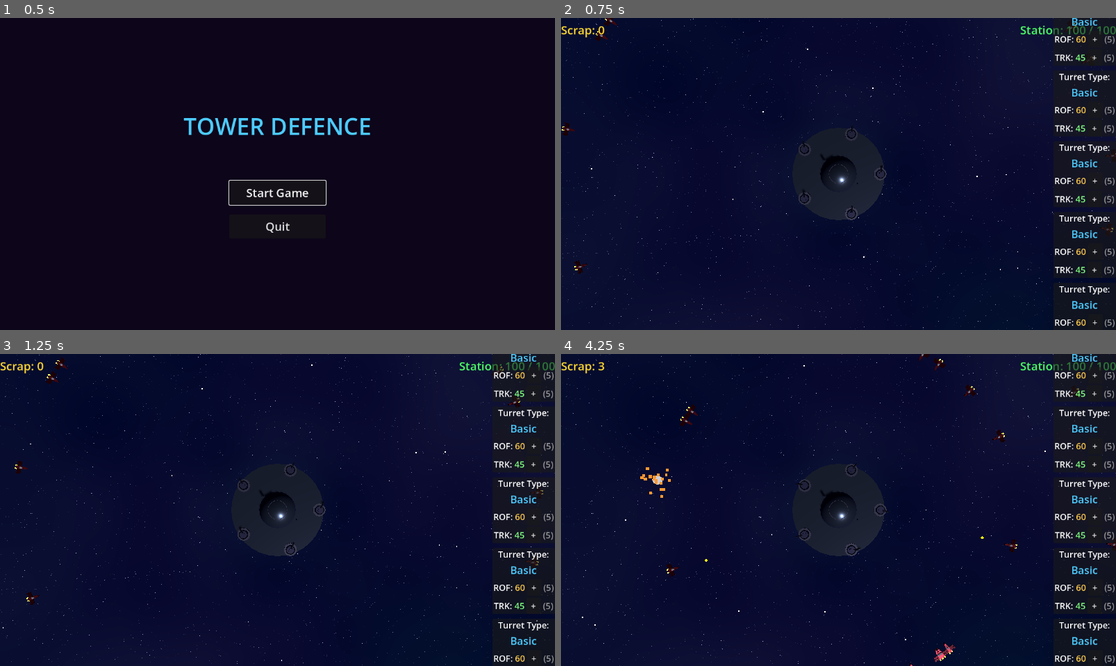
Above: before the commit, frames 1-4 (two rows, left to right).
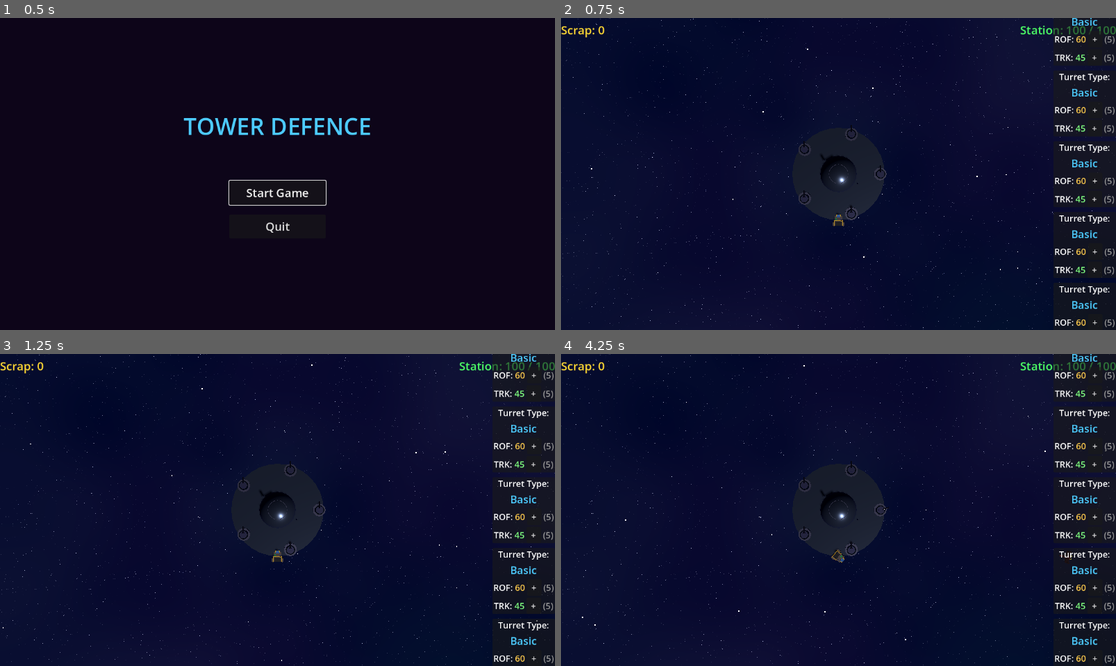
Above: after the commit, the same moments.

Repository: rgjhawkins/towerdefence
Game: Godot game, scene res://main_menu.tscn
Two runs of this game, one before a commit and one after it. Both use one fixed random seed, a clock stepped at 60 frames per second and the inputs below.
Inputs (mouse positions are in pixels of both pictures, inside the frame that each line leads up to):
- Up to frame 1 (0.5 s): no input
- Up to frame 2 (0.75 s): click "Start Game" at 0.5 s
- Up to frame 3 (1.25 s): no input
- Up to frame 4 (4.25 s): click "+" at 1.25 s; click "+" at 2 s; move the mouse to (960, 494) at 2.77 s; hold Right (ui_right) 2.78-3.5 s; click (960, 494) at 2.92 s; drag from (727, 525) to (810, 572) at 3.52 s

Frame 1 is identical in both runs. In frame 2, 0.3% of the frame differs, in the area x 0-100%, y 0-82%; in frame 3, 0.3%; in frame 4, 0.7%, in the area x 6-100%, y 0-100%.

Commit message:
Add collector ship with tractor beam and scrap collection system
- Add industrial-style collector ship with Asteroids-like controls
- Implement tractor beam that pulls nearby scrap with glowing blue lines
- Aliens now spawn scrap pieces on death instead of instant collection
- Add hangar bay to space station for collector ship
- Scrap must be manually collected to update counter

Co-Authored-By: Claude Opus 4.5 <noreply@anthropic.com>

Diff:
--- a/alien.gd
+++ b/alien.gd
@@ -10,6 +10,8 @@
 @export var station_damage: float = 1.0
 @export var scrap_value: int = 1
 @export var explosion_scene: PackedScene
+@export var scrap_scene: PackedScene
+@export var scrap_count: int = 5
 
 var target_position: Vector3 = Vector3.ZERO
 var is_alive: bool = true
@@ -48,6 +50,7 @@
 func die() -> void:
 	is_alive = false
 	_spawn_explosion()
+	_spawn_scrap()
 	died.emit(self)
 	queue_free()
 
@@ -57,3 +60,15 @@
 		var explosion := explosion_scene.instantiate()
 		explosion.global_position = global_position
 		get_tree().root.add_child(explosion)
+
+
+func _spawn_scrap() -> void:
+	if scrap_scene:
+		for i in scrap_count:
+			var scrap := scrap_scene.instantiate()
+			scrap.global_position = global_position + Vector3(
+				randf_range(-0.5, 0.5),
+				randf_range(-0.2, 0.2),
+				randf_range(-0.5, 0.5)
+			)
+			get_tree().root.add_child(scrap)
--- a/alien.tscn
+++ b/alien.tscn
@@ -1,7 +1,8 @@
-[gd_scene load_steps=6 format=3]
+[gd_scene load_steps=7 format=3]
 
 [ext_resource type="Script" path="res://alien.gd" id="1_alien"]
 [ext_resource type="PackedScene" path="res://explosion.tscn" id="2_explosion"]
+[ext_resource type="PackedScene" path="res://scrap_piece.tscn" id="3_scrap"]
 
 [sub_resource type="StandardMaterial3D" id="HullMaterial"]
 albedo_color = Color(0.6, 0.15, 0.2, 1)
@@ -24,6 +25,7 @@
 speed = 3.0
 health = 1.0
 explosion_scene = ExtResource("2_explosion")
+scrap_scene = ExtResource("3_scrap")
 
 [node name="Ship" type="Node3D" parent="."]
 
--- /dev/null
+++ b/collector_ship.gd
@@ -0,0 +1,144 @@
+extends Node3D
+
+signal scrap_collected(amount: int)
+
+@export var rotation_speed: float = 180.0  # Degrees per second
+@export var thrust_power: float = 15.0
+@export var max_speed: float = 12.0
+@export var drag: float = 0.98  # Velocity multiplier per frame
+@export var tractor_range: float = 2.5  # Range to start pulling scrap
+@export var tractor_power: float = 8.0  # Pull speed
+@export var collect_distance: float = 0.5  # Distance to collect scrap
+
+var velocity: Vector3 = Vector3.ZERO
+var is_thrusting: bool = false
+var is_tractoring: bool = false
+var beam_lines: Array[MeshInstance3D] = []
+var beam_material: StandardMaterial3D
+
+@onready var engine_glow: CSGCylinder3D = $Ship/EngineGlow
+@onready var engine_glow_left: CSGCylinder3D = $Ship/EngineGlowLeft
+@onready var engine_glow_right: CSGCylinder3D = $Ship/EngineGlowRight
+@onready var tractor_turret: Node3D = $Ship/TractorTurret
+
+
+func _ready() -> void:
+	# Create glowing blue beam material
+	beam_material = StandardMaterial3D.new()
+	beam_material.albedo_color = Color(0.3, 0.6, 1.0, 0.8)
+	beam_material.emission_enabled = true
+	beam_material.emission = Color(0.4, 0.7, 1.0, 1.0)
+	beam_material.emission_energy_multiplier = 3.0
+	beam_material.transparency = BaseMaterial3D.TRANSPARENCY_ALPHA
+
+
+func _process(delta: float) -> void:
+	_handle_input(delta)
+	_apply_physics(delta)
+	_update_engine_glow()
+	_process_tractor_beam(delta)
+
+
+func _handle_input(delta: float) -> void:
+	# Rotation (left/right arrows)
+	if Input.is_action_pressed("ui_left"):
+		rotation.y += deg_to_rad(rotation_speed) * delta
+	if Input.is_action_pressed("ui_right"):
+		rotation.y -= deg_to_rad(rotation_speed) * delta
+
+	# Thrust (up arrow)
+	is_thrusting = Input.is_action_pressed("ui_up")
+	if is_thrusting:
+		var forward := -global_transform.basis.z
+		velocity += forward * thrust_power * delta
+
+
+func _apply_physics(delta: float) -> void:
+	# Apply drag
+	velocity *= drag
+
+	# Clamp speed
+	if velocity.length() > max_speed:
+		velocity = velocity.normalized() * max_speed
+
+	# Keep on horizontal plane
+	velocity.y = 0
+
+	# Apply movement
+	position += velocity * delta
+
+
+func _update_engine_glow() -> void:
+	if engine_glow:
+		engine_glow.visible = is_thrusting
+	if engine_glow_left:
+		engine_glow_left.visible = is_thrusting
+	if engine_glow_right:
+		engine_glow_right.visible = is_thrusting
+
+
+func _process_tractor_beam(delta: float) -> void:
+	var scrap_pieces := get_tree().get_nodes_in_group("scrap")
+	var active_targets: Array[Node3D] = []
+
+	for scrap in scrap_pieces:
+		var scrap_node := scrap as Node3D
+		if not scrap_node:
+			continue
+
+		var distance := global_position.distance_to(scrap_node.global_position)
+
+		if distance < tractor_range:
+			active_targets.append(scrap_node)
+			# Pull scrap towards ship
+			var direction := (global_position - scrap_node.global_position).normalized()
+			scrap_node.global_position += direction * tractor_power * delta
+
+			# Check if close enough to collect
+			if distance < collect_distance:
+				_collect_scrap(scrap_node)
+
+	is_tractoring = active_targets.size() > 0
+	_update_beam_lines(active_targets)
+
+
+func _update_beam_lines(targets: Array[Node3D]) -> void:
+	# Create more beam lines if needed
+	while beam_lines.size() < targets.size():
+		var beam := MeshInstance3D.new()
+		var cylinder := CylinderMesh.new()
+		cylinder.top_radius = 0.02
+		cylinder.bottom_radius = 0.02
+		cylinder.height = 1.0
+		cylinder.material = beam_material
+		beam.mesh = cylinder
+		add_child(beam)
+		beam_lines.append(beam)
+
+	# Update each beam line
+	for i in range(beam_lines.size()):
+		var beam := beam_lines[i]
+		if i < targets.size():
+			beam.visible = true
+			var target := targets[i]
+			var turret_pos := tractor_turret.global_position
+			var target_pos := target.global_position
+			var midpoint := (turret_pos + target_pos) / 2.0
+			var distance := turret_pos.distance_to(target_pos)
+
+			# Position at midpoint
+			beam.global_position = midpoint
+
+			# Scale to match distance
+			beam.scale = Vector3(1, distance, 1)
+
+			# Orient to point at target
+			beam.look_at(target_pos, Vector3.UP)
+			beam.rotate_object_local(Vector3.RIGHT, PI / 2.0)
+		else:
+			beam.visible = false
+
+
+func _collect_scrap(scrap: Node) -> void:
+	scrap_collected.emit(1)
+	scrap.queue_free()
--- /dev/null
+++ b/collector_ship.tscn
@@ -0,0 +1,191 @@
+[gd_scene load_steps=9 format=3]
+
+[ext_resource type="Script" path="res://collector_ship.gd" id="1_collector"]
+
+[sub_resource type="StandardMaterial3D" id="HullMaterial"]
+albedo_color = Color(0.4, 0.35, 0.3, 1)
+metallic = 0.6
+roughness = 0.5
+
+[sub_resource type="StandardMaterial3D" id="IndustrialYellow"]
+albedo_color = Color(0.9, 0.7, 0.1, 1)
+metallic = 0.4
+roughness = 0.6
+
+[sub_resource type="StandardMaterial3D" id="HazardStripe"]
+albedo_color = Color(0.1, 0.1, 0.1, 1)
+metallic = 0.3
+roughness = 0.7
+
+[sub_resource type="StandardMaterial3D" id="CockpitMaterial"]
+albedo_color = Color(0.3, 0.5, 0.7, 1)
+metallic = 0.2
+roughness = 0.1
+
+[sub_resource type="StandardMaterial3D" id="TractorMaterial"]
+albedo_color = Color(0.2, 0.8, 0.4, 1)
+metallic = 0.6
+roughness = 0.4
+
+[sub_resource type="StandardMaterial3D" id="TurretMountMaterial"]
+albedo_color = Color(0.5, 0.5, 0.55, 1)
+metallic = 0.8
+roughness = 0.3
+
+[sub_resource type="StandardMaterial3D" id="EngineMaterial"]
+albedo_color = Color(1, 0.6, 0.2, 1)
+emission_enabled = true
+emission = Color(1, 0.5, 0.1, 1)
+emission_energy_multiplier = 3.0
+
+[node name="CollectorShip" type="Node3D"]
+script = ExtResource("1_collector")
+
+[node name="Ship" type="Node3D" parent="."]
+
+[node name="MainHull" type="CSGBox3D" parent="Ship"]
+size = Vector3(0.8, 0.3, 1.0)
+material = SubResource("HullMaterial")
+
+[node name="FrontSection" type="CSGBox3D" parent="Ship"]
+transform = Transform3D(1, 0, 0, 0, 1, 0, 0, 0, 1, 0, 0.05, -0.55)
+size = Vector3(0.5, 0.35, 0.2)
+material = SubResource("IndustrialYellow")
+
+[node name="Cockpit" type="CSGBox3D" parent="Ship"]
+transform = Transform3D(1, 0, 0, 0, 1, 0, 0, 0, 1, 0, 0.2, -0.5)
+size = Vector3(0.35, 0.2, 0.25)
+material = SubResource("CockpitMaterial")
+
+[node name="CockpitWindow" type="CSGBox3D" parent="Ship"]
+transform = Transform3D(1, 0, 0, 0, 0.98, -0.17, 0, 0.17, 0.98, 0, 0.28, -0.6)
+size = Vector3(0.28, 0.08, 0.15)
+material = SubResource("CockpitMaterial")
+
+[node name="CargoFrame" type="CSGBox3D" parent="Ship"]
+transform = Transform3D(1, 0, 0, 0, 1, 0, 0, 0, 1, 0, 0.05, 0.25)
+size = Vector3(0.9, 0.35, 0.6)
+material = SubResource("IndustrialYellow")
+
+[node name="CargoInterior" type="CSGBox3D" parent="Ship"]
+transform = Transform3D(1, 0, 0, 0, 1, 0, 0, 0, 1, 0, 0.1, 0.25)
+operation = 2
+size = Vector3(0.7, 0.3, 0.5)
+material = SubResource("HazardStripe")
+
+[node name="FrameBeamLeft" type="CSGBox3D" parent="Ship"]
+transform = Transform3D(1, 0, 0, 0, 1, 0, 0, 0, 1, -0.35, 0.25, 0.25)
+size = Vector3(0.08, 0.12, 0.55)
+material = SubResource("HullMaterial")
+
+[node name="FrameBeamRight" type="CSGBox3D" parent="Ship"]
+transform = Transform3D(1, 0, 0, 0, 1, 0, 0, 0, 1, 0.35, 0.25, 0.25)
+size = Vector3(0.08, 0.12, 0.55)
+material = SubResource("HullMaterial")
+
+[node name="FrameCrossbar" type="CSGBox3D" parent="Ship"]
+transform = Transform3D(1, 0, 0, 0, 1, 0, 0, 0, 1, 0, 0.25, 0.0)
+size = Vector3(0.78, 0.08, 0.08)
+material = SubResource("HullMaterial")
+
+[node name="HazardStripeLeft" type="CSGBox3D" parent="Ship"]
+transform = Transform3D(1, 0, 0, 0, 1, 0, 0, 0, 1, -0.41, 0, 0.1)
+size = Vector3(0.02, 0.25, 0.3)
+material = SubResource("HazardStripe")
+
+[node name="HazardStripeRight" type="CSGBox3D" parent="Ship"]
+transform = Transform3D(1, 0, 0, 0, 1, 0, 0, 0, 1, 0.41, 0, 0.1)
+size = Vector3(0.02, 0.25, 0.3)
+material = SubResource("HazardStripe")
+
+[node name="EnginePodLeft" type="CSGBox3D" parent="Ship"]
+transform = Transform3D(1, 0, 0, 0, 1, 0, 0, 0, 1, -0.5, -0.05, 0.35)
+size = Vector3(0.2, 0.2, 0.4)
+material = SubResource("HullMaterial")
+
+[node name="EnginePodRight" type="CSGBox3D" parent="Ship"]
+transform = Transform3D(1, 0, 0, 0, 1, 0, 0, 0, 1, 0.5, -0.05, 0.35)
+size = Vector3(0.2, 0.2, 0.4)
+material = SubResource("HullMaterial")
+
+[node name="EngineNozzleLeft" type="CSGCylinder3D" parent="Ship"]
+transform = Transform3D(1, 0, 0, 0, 0, 1, 0, -1, 0, -0.5, -0.05, 0.58)
+radius = 0.08
+height = 0.08
+sides = 8
+material = SubResource("HullMaterial")
+
+[node name="EngineNozzleRight" type="CSGCylinder3D" parent="Ship"]
+transform = Transform3D(1, 0, 0, 0, 0, 1, 0, -1, 0, 0.5, -0.05, 0.58)
+radius = 0.08
+height = 0.08
+sides = 8
+material = SubResource("HullMaterial")
+
+[node name="EngineGlow" type="CSGCylinder3D" parent="Ship"]
+visible = false
+transform = Transform3D(1, 0, 0, 0, 0, 1, 0, -1, 0, 0, -0.05, 0.6)
+radius = 0.15
+height = 0.15
+sides = 8
+material = SubResource("EngineMaterial")
+
+[node name="EngineGlowLeft" type="CSGCylinder3D" parent="Ship"]
+visible = false
+transform = Transform3D(1, 0, 0, 0, 0, 1, 0, -1, 0, -0.5, -0.05, 0.65)
+radius = 0.1
+height = 0.1
+sides = 8
+material = SubResource("EngineMaterial")
+
+[node name="EngineGlowRight" type="CSGCylinder3D" parent="Ship"]
+visible = false
+transform = Transform3D(1, 0, 0, 0, 0, 1, 0, -1, 0, 0.5, -0.05, 0.65)
+radius = 0.1
+height = 0.1
+sides = 8
+material = SubResource("EngineMaterial")
+
+[node name="CraneArm" type="CSGBox3D" parent="Ship"]
+transform = Transform3D(1, 0, 0, 0, 0.98, -0.17, 0, 0.17, 0.98, 0.3, 0.35, -0.1)
+size = Vector3(0.06, 0.5, 0.06)
+material = SubResource("IndustrialYellow")
+
+[node name="CraneJoint" type="CSGSphere3D" parent="Ship"]
+transform = Transform3D(1, 0, 0, 0, 1, 0, 0, 0, 1, 0.3, 0.55, -0.15)
+radius = 0.05
+radial_segments = 8
+rings = 4
+material = SubResource("HullMaterial")
+
+[node name="TractorTurret" type="Node3D" parent="Ship"]
+transform = Transform3D(1, 0, 0, 0, 1, 0, 0, 0, 1, -0.25, 0.25, -0.2)
+
+[node name="Base" type="CSGCylinder3D" parent="Ship/TractorTurret"]
+radius = 0.1
+height = 0.08
+sides = 8
+material = SubResource("TractorMaterial")
+
+[node name="Emitter" type="CSGSphere3D" parent="Ship/TractorTurret"]
+transform = Transform3D(1, 0, 0, 0, 1, 0, 0, 0, 1, 0, 0.08, 0)
+radius = 0.07
+radial_segments = 8
+rings = 4
+material = SubResource("TractorMaterial")
+
+[node name="WeaponMount" type="Node3D" parent="Ship"]
+transform = Transform3D(1, 0, 0, 0, 1, 0, 0, 0, 1, 0.25, 0.25, -0.2)
+
+[node name="MountBase" type="CSGCylinder3D" parent="Ship/WeaponMount"]
+radius = 0.1
+height = 0.08
+sides = 8
+material = SubResource("TurretMountMaterial")
+
+[node name="MountPlate" type="CSGCylinder3D" parent="Ship/WeaponMount"]
+transform = Transform3D(1, 0, 0, 0, 1, 0, 0, 0, 1, 0, 0.05, 0)
+radius = 0.08
+height = 0.03
+sides = 8
+material = SubResource("TurretMountMaterial")
--- a/game_manager.gd
+++ b/game_manager.gd
@@ -1,7 +1,8 @@
 extends Node3D
 
 @export var alien_scene: PackedScene
-@export var spawn_interval: float = 0.5
+@export var collector_scene: PackedScene
+@export var spawn_rate: float = 1.0  # Aliens per second
 
 var turrets: Array[Turret] = []
 var aliens: Array[Alien] = []
@@ -9,6 +10,7 @@
 var _f11_held: bool = false
 var camera: Camera3D = null
 var hud: Node = null
+var collector_ship: Node3D = null
 
 
 func _ready() -> void:
@@ -29,9 +31,9 @@
 		hud.turret_deselected.connect(_on_turret_deselected)
 		hud.turret_upgraded.connect(_on_turret_upgraded)
 
-	# Spawn initial wave
-	for i in 20:
-		_spawn_alien()
+	# Spawn the collector ship at the hangar
+	_spawn_collector()
+
 
 
 func _find_turrets(node: Node) -> void:
@@ -56,6 +58,7 @@
 
 	time_since_spawn += delta
 
+	var spawn_interval := 1.0 / spawn_rate
 	if time_since_spawn >= spawn_interval:
 		_spawn_alien()
 		time_since_spawn = 0.0
@@ -93,9 +96,9 @@
 	aliens.erase(alien)
 
 
-func _on_alien_killed(_alien: Alien, scrap_value: int) -> void:
-	if hud:
-		hud.add_scrap(scrap_value)
+func _on_alien_killed(_alien: Alien, _scrap_value: int) -> void:
+	# Scrap is now collected manually from wreckage
+	pass
 
 
 func _on_alien_reached_station(_alien: Alien, damage: float) -> void:
@@ -116,6 +119,21 @@
 func _on_turret_deselected() -> void:
 	for turret in turrets:
 		turret.hide_selection()
+
+
+func _spawn_collector() -> void:
+	if collector_scene:
+		collector_ship = collector_scene.instantiate()
+		# Spawn at hangar position (station is at 0,0,0, hangar is at 0, -0.5, 3.5)
+		collector_ship.global_position = Vector3(0, 1, 5)
+		collector_ship.rotation.y = 0  # Facing away from station
+		collector_ship.scrap_collected.connect(_on_scrap_collected)
+		add_child(collector_ship)
+
+
+func _on_scrap_collected(amount: int) -> void:
+	if hud:
+		hud.add_scrap(amount)
 
 
 func _on_turret_upgraded(index: int, stat: String, value: float) -> void:
--- a/main.tscn
+++ b/main.tscn
@@ -4,6 +4,7 @@
 [ext_resource type="PackedScene" path="res://turret.tscn" id="2_turret"]
 [ext_resource type="PackedScene" path="res://alien.tscn" id="3_alien"]
 [ext_resource type="Script" path="res://game_manager.gd" id="4_gamemanager"]
+[ext_resource type="PackedScene" path="res://collector_ship.tscn" id="6_collector"]
 [ext_resource type="PackedScene" path="res://hud.tscn" id="5_hud"]
 
 [sub_resource type="Shader" id="Shader_starfield"]
@@ -222,6 +223,7 @@
 [node name="GameManager" type="Node3D" parent="."]
 script = ExtResource("4_gamemanager")
 alien_scene = ExtResource("3_alien")
-spawn_interval = 0.5
+collector_scene = ExtResource("6_collector")
+spawn_rate = 1.0
 
 [node name="HUD" parent="." instance=ExtResource("5_hud")]
--- /dev/null
+++ b/scrap_piece.gd
@@ -0,0 +1,34 @@
+extends Node3D
+
+@export var drift_speed: float = 0.5
+@export var rotation_speed: float = 2.0
+
+var drift_direction: Vector3
+
+
+func _ready() -> void:
+	add_to_group("scrap")
+
+	# Random drift direction
+	drift_direction = Vector3(
+		randf_range(-1, 1),
+		0,
+		randf_range(-1, 1)
+	).normalized() * drift_speed
+
+	# Random initial rotation
+	rotation = Vector3(
+		randf() * TAU,
+		randf() * TAU,
+		randf() * TAU
+	)
+
+
+func _process(delta: float) -> void:
+	# Slow drift
+	position += drift_direction * delta
+
+	# Tumble rotation
+	rotation.x += rotation_speed * delta * 0.7
+	rotation.y += rotation_speed * delta
+	rotation.z += rotation_speed * delta * 0.5
--- /dev/null
+++ b/scrap_piece.tscn
@@ -0,0 +1,18 @@
+[gd_scene load_steps=3 format=3]
+
+[ext_resource type="Script" path="res://scrap_piece.gd" id="1_scrap"]
+
+[sub_resource type="StandardMaterial3D" id="ScrapMaterial"]
+albedo_color = Color(0.9, 0.7, 0.2, 1)
+metallic = 0.9
+roughness = 0.3
+emission_enabled = true
+emission = Color(0.8, 0.6, 0.1, 1)
+emission_energy_multiplier = 1.5
+
+[node name="ScrapPiece" type="Node3D"]
+script = ExtResource("1_scrap")
+
+[node name="Mesh" type="CSGBox3D" parent="."]
+size = Vector3(0.15, 0.08, 0.12)
+material = SubResource("ScrapMaterial")
--- a/space_station.tscn
+++ b/space_station.tscn
@@ -29,6 +29,17 @@
 emission = Color(0.2, 0.6, 1, 1)
 emission_energy_multiplier = 2.0
 
+[sub_resource type="StandardMaterial3D" id="HangarFrameMaterial"]
+albedo_color = Color(0.35, 0.35, 0.4, 1)
+metallic = 0.8
+roughness = 0.3
+
+[sub_resource type="StandardMaterial3D" id="HangarInteriorMaterial"]
+albedo_color = Color(0.1, 0.2, 0.3, 1)
+emission_enabled = true
+emission = Color(0.1, 0.3, 0.5, 1)
+emission_energy_multiplier = 1.0
+
 [node name="SpaceStation" type="Node3D"]
 
 [node name="MainHull" type="CSGCylinder3D" parent="."]
@@ -182,3 +193,43 @@
 height = 1.2
 sides = 8
 material = SubResource("StationDetailMaterial")
+
+[node name="HangarBay" type="Node3D" parent="."]
+transform = Transform3D(1, 0, 0, 0, 1, 0, 0, 0, 1, 0, -0.5, 3.5)
+
+[node name="Interior" type="CSGBox3D" parent="HangarBay"]
+size = Vector3(1.8, 0.6, 1.2)
+material = SubResource("HangarInteriorMaterial")
+
+[node name="FrameLeft" type="CSGBox3D" parent="HangarBay"]
+transform = Transform3D(1, 0, 0, 0, 1, 0, 0, 0, 1, -0.85, 0, 0.5)
+size = Vector3(0.15, 0.7, 0.3)
+material = SubResource("HangarFrameMaterial")
+
+[node name="FrameRight" type="CSGBox3D" parent="HangarBay"]
+transform = Transform3D(1, 0, 0, 0, 1, 0, 0, 0, 1, 0.85, 0, 0.5)
+size = Vector3(0.15, 0.7, 0.3)
+material = SubResource("HangarFrameMaterial")
+
+[node name="FrameTop" type="CSGBox3D" parent="HangarBay"]
+transform = Transform3D(1, 0, 0, 0, 1, 0, 0, 0, 1, 0, 0.3, 0.5)
+size = Vector3(1.85, 0.15, 0.3)
+material = SubResource("HangarFrameMaterial")
+
+[node name="FrameBottom" type="CSGBox3D" parent="HangarBay"]
+transform = Transform3D(1, 0, 0, 0, 1, 0, 0, 0, 1, 0, -0.3, 0.5)
+size = Vector3(1.85, 0.15, 0.3)
+material = SubResource("HangarFrameMaterial")
+
+[node name="LightLeft" type="CSGBox3D" parent="HangarBay"]
+transform = Transform3D(1, 0, 0, 0, 1, 0, 0, 0, 1, -0.75, 0, 0.6)
+size = Vector3(0.05, 0.5, 0.05)
+material = SubResource("GlowMaterial")
+
+[node name="LightRight" type="CSGBox3D" parent="HangarBay"]
+transform = Transform3D(1, 0, 0, 0, 1, 0, 0, 0, 1, 0.75, 0, 0.6)
+size = Vector3(0.05, 0.5, 0.05)
+material = SubResource("GlowMaterial")
+
+[node name="LaunchPoint" type="Node3D" parent="HangarBay"]
+transform = Transform3D(1, 0, 0, 0, 1, 0, 0, 0, 1, 0, 0, 1.0)
Not shown, added: collector_ship.gd.uid
Not shown, added: scrap_piece.gd.uid
Not shown: 1 places in space_station.tscn that only renumber resources
